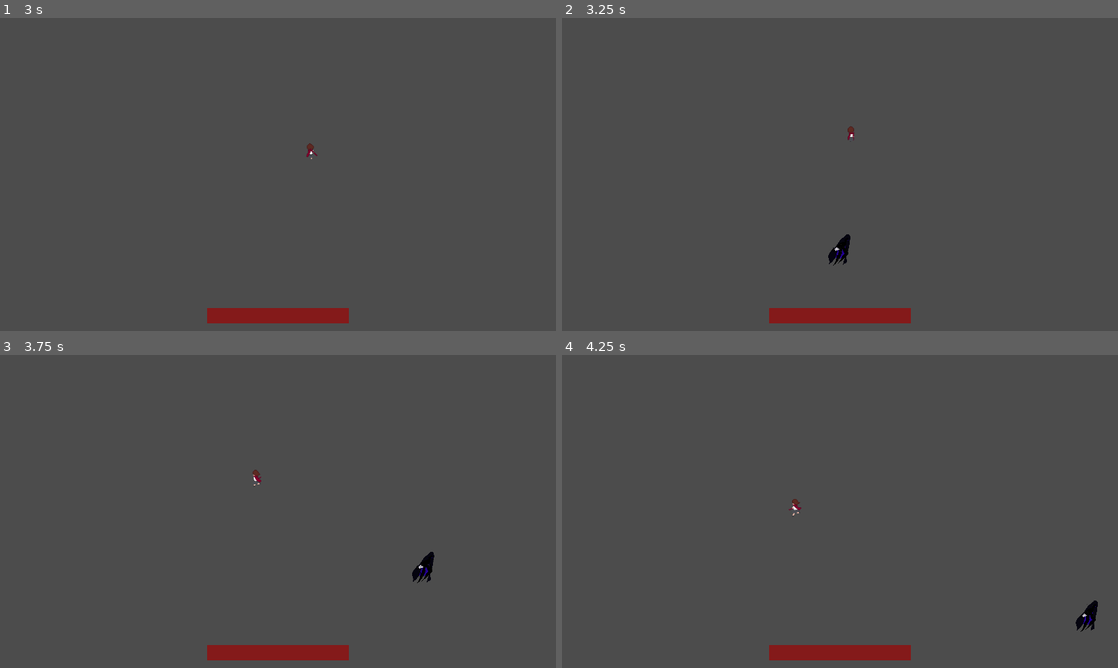
Above: before the commit, frames 1-4 (two rows, left to right).
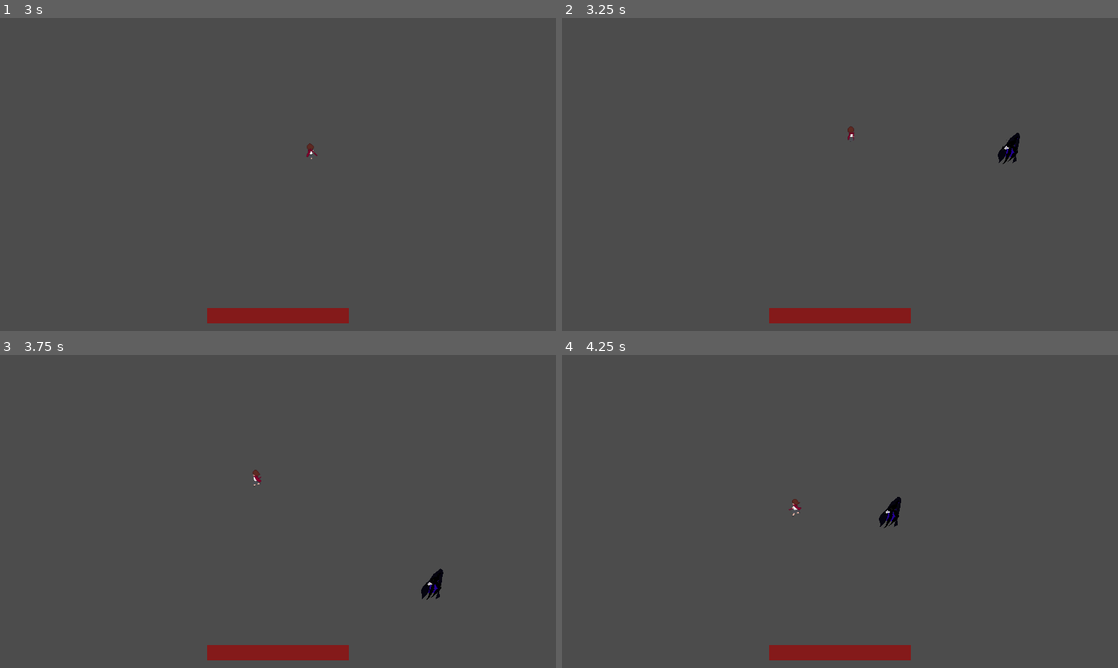
Above: after the commit, the same moments.

Repository: LadyVolk/The-Modern-Triad
Game: Godot game, scene res://Bosses/Anxiety/Level2.tscn
The game is run twice, just before and just after one commit, with the same random seed, the same clock (stepped at 60 frames per second) and the same inputs. This scene is started directly instead of the project's main scene. The engine's default icon, where the game draws it, is replaced by a stand-in: a white triangle on a blue panel in a dark square. Sound files missing from this copy of the repository are replaced by a short silence.
Inputs (mouse positions are in pixels of both pictures, inside the frame that each line leads up to):
- Up to frame 1 (3 s): tap Enter at 0.5, 2.75 s; move the mouse to (400, 158) at 0.52 s; hold D (player_right) 0.53-1.28 s; hold Right mouse button (melee_attack) 0.53-1.28 s; move the mouse to (166, 190) at 1.27 s; hold S (player_down) 1.28-2.03 s; tap Space (player_dash) at 1.35, 2 s; move the mouse to (333, 105) at 2.02 s; press the mouse at (333, 105) at 2.03 s; hold D (player_right) 2.03-2.78 s; move the mouse to (250, 237) at 2.77 s; release the mouse at (250, 237) at 2.78 s; hold W (player_up) from 2.78 s (still down); right-click (250, 237) at 2.85 s
- Up to frame 2 (3.25 s): keep holding W (player_up)
- Up to frame 3 (3.75 s): move the mouse to (444, 558) at 3.52 s; release W (player_up) at 3.53 s; hold A (player_left) from 3.53 s (still down); hold Space (player_dash) from 3.53 s (still down)
- Up to frame 4 (4.25 s): keep holding A (player_left); keep holding Space (player_dash)

Frame 1 is identical in both runs. In frame 2, 0.4% of the frame differs, in the area x 47-83%, y 36-80%; in frame 3, 0.4%; in frame 4, 0.4%.

Commit message:
fixed death of anxiety

Diff:
--- a/game/Bosses/Anxiety/Anxiety.gd
+++ b/game/Bosses/Anxiety/Anxiety.gd
@@ -68,7 +68,7 @@
 	if health <= 100:
 		emit_signal("change_player_speed")
 
-	elif health <= 0:
+	if health <= 0:
 		die()
 
 
--- a/game/Bosses/Anxiety/Level2.gd
+++ b/game/Bosses/Anxiety/Level2.gd
@@ -24,7 +24,7 @@
 	boss.connect("anxiety_attack", player, "take_damage")
 	boss.connect("change_player_speed", player, "change_speed")
 	boss.player = player
-	##AudioManager.play_bgm("depression")
+	AudioManager.play_bgm("depression")
 
 	Global.freeze = true
 
@@ -52,7 +52,7 @@
 
 func random_position():
 	times_moved += 1
-	if times_moved >= 3:
+	if times_moved >= 4:
 		times_moved = 0
 		return player.position
 	randomize()
